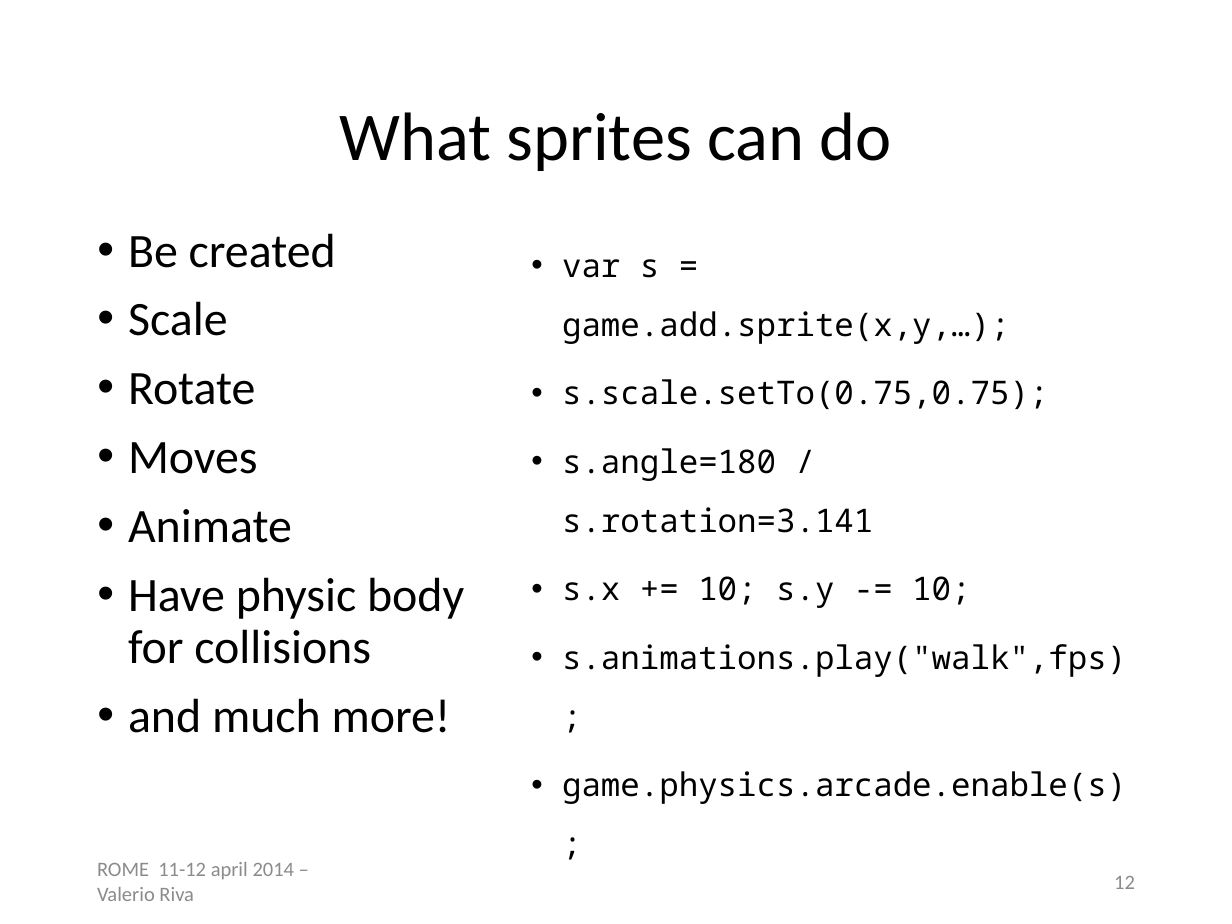
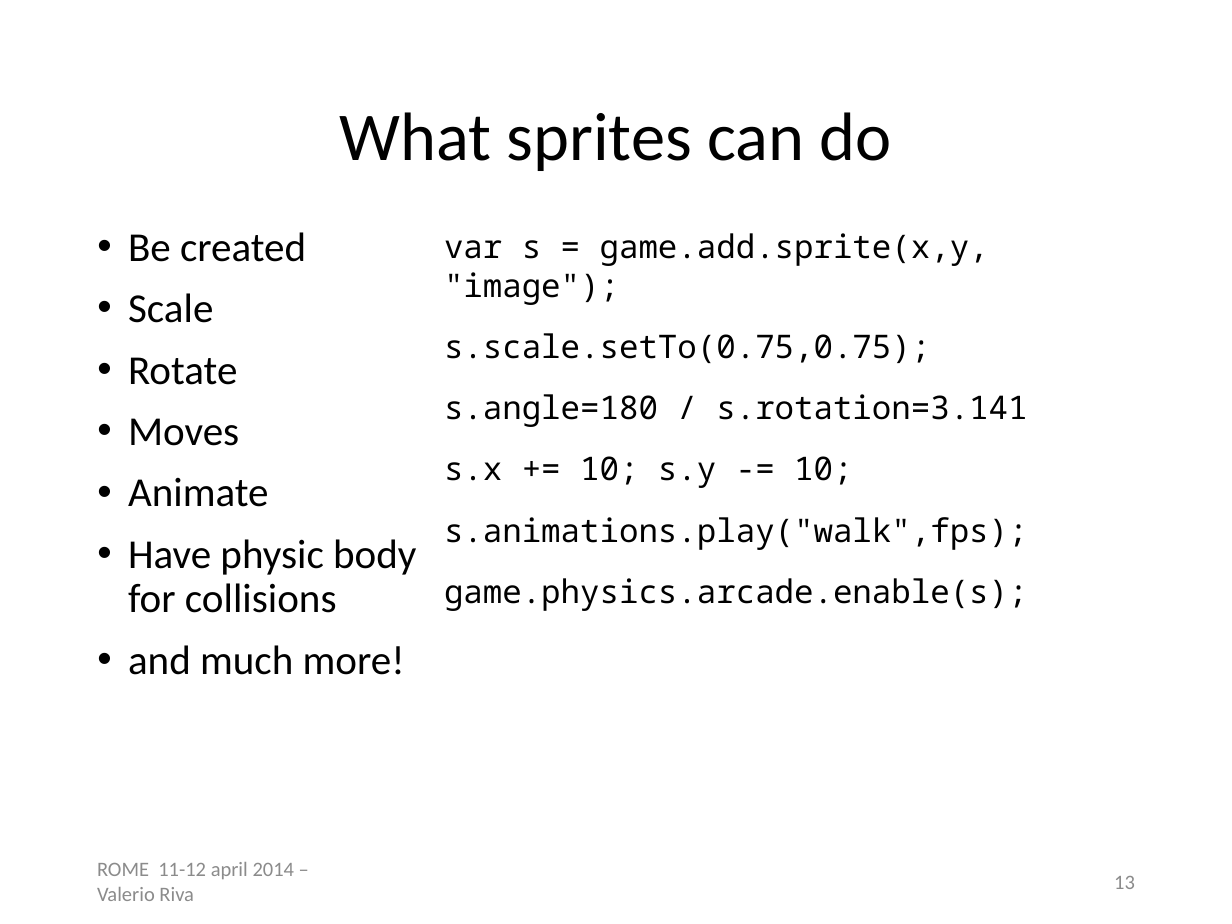
Before and after one commit to Lotti/codemotion2014, a slide deck: slide 13 of codemotion.pptx (slide 12 before the commit). Drawn at 1232x924 pixels with LibreOffice and Linux fonts; fonts in the diff are those of the drawing; background and template pictures are left out. Boxes give left, top, right and bottom in pixels: in the first picture for what was removed or moved away, otherwise in the second. Text is boxed around its words. In the diff, an @@ line names an element or a change of style, - is before the commit and + after.

```diff
--- a/codemotion.pptx
+++ b/codemotion.pptx
@@ text "Be created" at [128,232,416,675]: size 28 to 24 pt @@
@@ text "var s = game.add.sprite(x,y, "image");": place and size @@
-text "var s = game.add.sprite(x,y, "image");" at [562,259,1126,804]
+text "var s = game.add.sprite(x,y, "image");" at [444,233,1028,611]
@@ text at [444,233,989,305]: text changed @@
-• var s = game.add.sprite(x,y,…);
+var s = game.add.sprite(x,y, "image");
@@ text at [444,333,1028,611]: bullet • to none; line spacing 1.5 to 1; more space between paragraphs @@
@@ page number at [1114,876,1135,889]: text changed @@
-12
+13
```
Also in this commit, not shown: 7 other slides changed, 9 other files.
